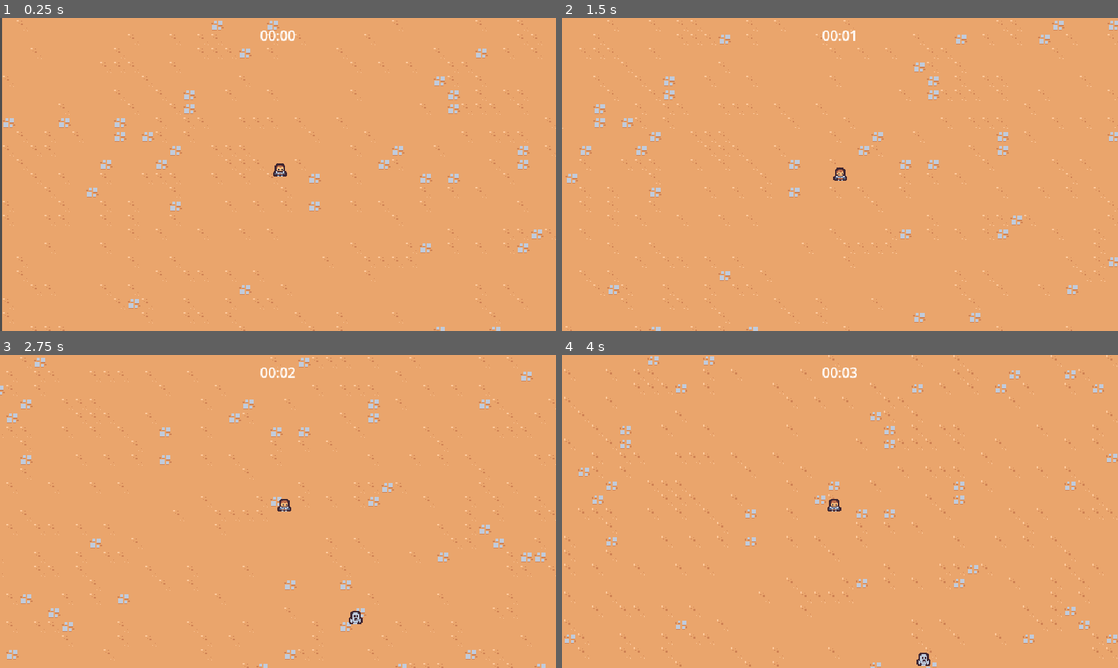
Above: before the commit, frames 1-4 (two rows, left to right).
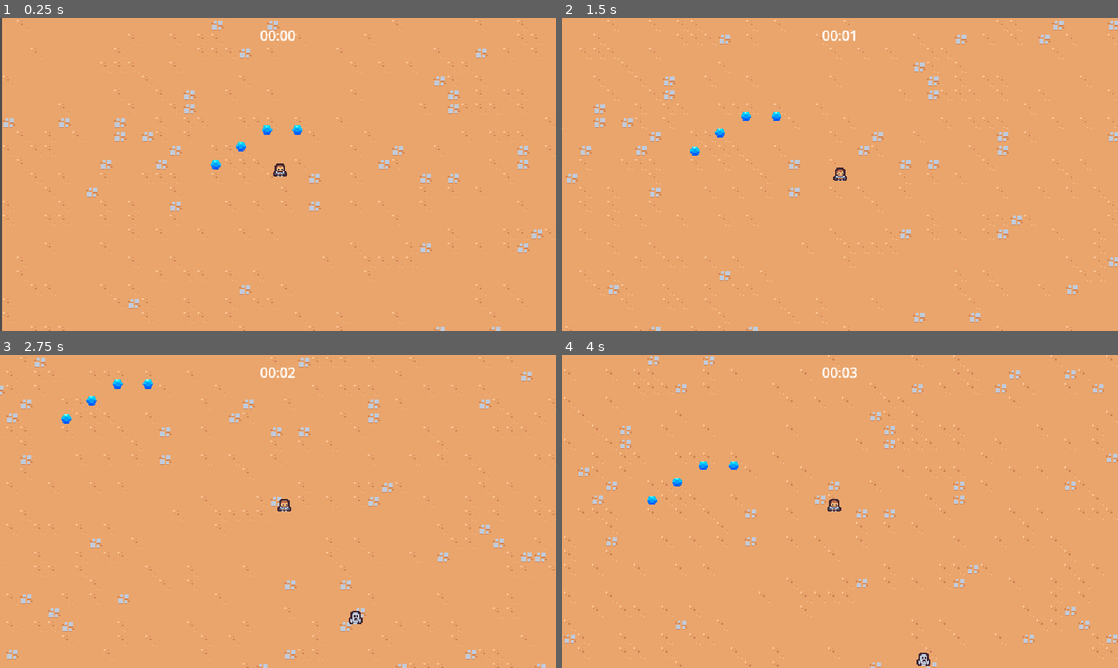
Above: after the commit, the same moments.

Repository: tilthyx/2dsurvivorsgame
Game: Godot game, scene res://scenes/main/main.tscn
Same seed, same stepped clock (60 frames per second), same inputs: the game is played once before the commit and once after it.
Inputs:
- Up to frame 1 (0.25 s): no input
- Up to frame 2 (1.5 s): hold D (move_right) 0.53-1.28 s; hold S (move_down) from 1.28 s (still down)
- Up to frame 3 (2.75 s): release S (move_down) at 2.03 s; hold D (move_right) from 2.03 s (still down)
- Up to frame 4 (4 s): release D (move_right) at 2.78 s; hold W (move_up) 2.78-3.53 s; hold A (move_left) from 3.53 s (still down)

The runs differ from the first frame. In frame 1, 0.2% of the frame differs, in the area x 37-55%, y 34-49%; in frame 2, 0.2%; in frame 3, 0.2%, in the area x 11-28%, y 7-22%; in frame 4, 0.2%.

Commit message:
Feature XP - Adding a xp into the game

Diff:
--- a/project.godot
+++ b/project.godot
@@ -14,6 +14,10 @@
 run/main_scene="res://scenes/main/main.tscn"
 config/features=PackedStringArray("4.3", "Forward Plus")
 config/icon="res://icon.svg"
+
+[autoload]
+
+GameEvents="*res://scenes/autoload/game_events.tscn"
 
 [debug]
 
@@ -64,6 +68,7 @@
 2d_physics/layer_2="PLayer"
 2d_physics/layer_3="Enemy"
 2d_physics/layer_4="EnemyCollision"
+2d_physics/layer_5="PlayerPickup"
 
 [rendering]
 
--- /dev/null
+++ b/scenes/autoload/game_events.gd
@@ -0,0 +1,6 @@
+extends Node
+
+signal experience_vial_collected(xp: float)
+
+func emit_experience_vial_collected(xp: float):
+	experience_vial_collected.emit(xp)
--- /dev/null
+++ b/scenes/autoload/game_events.tscn
@@ -0,0 +1,6 @@
+[gd_scene load_steps=2 format=3 uid="uid://c4inon1evrom1"]
+
+[ext_resource type="Script" path="res://scenes/autoload/game_events.gd" id="1_k656p"]
+
+[node name="GameEvents" type="Node"]
+script = ExtResource("1_k656p")
--- a/scenes/basic_enemy/basic_enemy.tscn
+++ b/scenes/game_object/basic_enemy/basic_enemy.tscn
@@ -1,7 +1,7 @@
 [gd_scene load_steps=5 format=3 uid="uid://c4t6wu56g1a81"]
 
-[ext_resource type="Script" path="res://scenes/basic_enemy/basic_enemy.gd" id="1_1buqp"]
-[ext_resource type="Texture2D" uid="uid://kpwlnfnr0cqq" path="res://scenes/basic_enemy/basic_enemy.png" id="1_6o7ak"]
+[ext_resource type="Script" path="res://scenes/game_object/basic_enemy/basic_enemy.gd" id="1_1buqp"]
+[ext_resource type="Texture2D" uid="uid://kpwlnfnr0cqq" path="res://scenes/game_object/basic_enemy/basic_enemy.png" id="1_6o7ak"]
 
 [sub_resource type="CircleShape2D" id="CircleShape2D_wuv7b"]
 radius = 12.0
--- /dev/null
+++ b/scenes/game_object/experience_vial/experience_vial.gd
@@ -0,0 +1,10 @@
+extends Node2D
+
+
+func _ready() -> void:
+	pass # Replace with function body.
+
+
+func _on_area_2d_area_entered(area: Area2D) -> void:
+	GameEvents.emit_experience_vial_collected(1)
+	queue_free()
--- /dev/null
+++ b/scenes/game_object/experience_vial/experience_vial.tscn
@@ -0,0 +1,23 @@
+[gd_scene load_steps=4 format=3 uid="uid://6k8oc7t6emj3"]
+
+[ext_resource type="Script" path="res://scenes/game_object/experience_vial/experience_vial.gd" id="1_5aajj"]
+[ext_resource type="Texture2D" uid="uid://sourbf4k6sqq" path="res://scenes/game_object/experience_vial/experience_vial.png" id="1_q6d7l"]
+
+[sub_resource type="CircleShape2D" id="CircleShape2D_gngxy"]
+radius = 16.0
+
+[node name="ExperienceVial" type="Node2D"]
+script = ExtResource("1_5aajj")
+
+[node name="Area2D" type="Area2D" parent="."]
+collision_layer = 0
+collision_mask = 16
+
+[node name="CollisionShape2D" type="CollisionShape2D" parent="Area2D"]
+shape = SubResource("CircleShape2D_gngxy")
+
+[node name="Sprite2D" type="Sprite2D" parent="."]
+scale = Vector2(0.07, 0.07)
+texture = ExtResource("1_q6d7l")
+
+[connection signal="area_entered" from="Area2D" to="." method="_on_area_2d_area_entered"]
--- a/scenes/game_camera/game_camera.tscn
+++ b/scenes/game_object/game_camera/game_camera.tscn
@@ -1,6 +1,6 @@
 [gd_scene load_steps=2 format=3 uid="uid://ii12dd3fw240"]
 
-[ext_resource type="Script" path="res://scenes/game_camera/game_camera.gd" id="1_veew3"]
+[ext_resource type="Script" path="res://scenes/game_object/game_camera/game_camera.gd" id="1_veew3"]
 
 [node name="GameCamera" type="Camera2D"]
 script = ExtResource("1_veew3")
--- a/scenes/player/player.tscn
+++ b/scenes/game_object/player/player.tscn
@@ -1,8 +1,11 @@
-[gd_scene load_steps=5 format=3 uid="uid://bevs4kaltelgf"]
+[gd_scene load_steps=6 format=3 uid="uid://bevs4kaltelgf"]
 
-[ext_resource type="Script" path="res://scenes/player/player.gd" id="1_edxx8"]
-[ext_resource type="Texture2D" uid="uid://blav2k2ybwc32" path="res://scenes/player/player.png" id="1_yo7ac"]
+[ext_resource type="Script" path="res://scenes/game_object/player/player.gd" id="1_edxx8"]
+[ext_resource type="Texture2D" uid="uid://blav2k2ybwc32" path="res://scenes/game_object/player/player.png" id="1_yo7ac"]
 [ext_resource type="PackedScene" uid="uid://cvpfleud8foyn" path="res://scenes/ability/sword_ability_controller/sword_ability_controller.tscn" id="2_cvrh8"]
+
+[sub_resource type="CircleShape2D" id="CircleShape2D_6eftn"]
+radius = 32.0
 
 [sub_resource type="CircleShape2D" id="CircleShape2D_8d64o"]
 radius = 5.0
@@ -16,6 +19,14 @@
 
 [node name="SwordAbilityController" parent="AbilityManager" instance=ExtResource("2_cvrh8")]
 
+[node name="Area2D" type="Area2D" parent="."]
+position = Vector2(0, -5)
+collision_layer = 16
+collision_mask = 0
+
+[node name="CollisionShape2D" type="CollisionShape2D" parent="Area2D"]
+shape = SubResource("CircleShape2D_6eftn")
+
 [node name="Sprite2D" type="Sprite2D" parent="."]
 texture = ExtResource("1_yo7ac")
 offset = Vector2(0, -8)
--- a/scenes/main/main.tscn
+++ b/scenes/main/main.tscn
@@ -1,11 +1,13 @@
-[gd_scene load_steps=7 format=3 uid="uid://kecqu4dv3pf4"]
+[gd_scene load_steps=9 format=3 uid="uid://kecqu4dv3pf4"]
 
 [ext_resource type="PackedScene" uid="uid://b4jophsib02qv" path="res://scenes/ui/arena_time_ui.tscn" id="1_b1gas"]
-[ext_resource type="PackedScene" uid="uid://bevs4kaltelgf" path="res://scenes/player/player.tscn" id="1_gf5q1"]
-[ext_resource type="PackedScene" uid="uid://ii12dd3fw240" path="res://scenes/game_camera/game_camera.tscn" id="1_nog7i"]
+[ext_resource type="PackedScene" uid="uid://bevs4kaltelgf" path="res://scenes/game_object/player/player.tscn" id="1_gf5q1"]
+[ext_resource type="PackedScene" uid="uid://ii12dd3fw240" path="res://scenes/game_object/game_camera/game_camera.tscn" id="1_nog7i"]
 [ext_resource type="TileSet" uid="uid://cckonytlyvfal" path="res://resources/tileset.tres" id="1_q7t86"]
 [ext_resource type="PackedScene" uid="uid://bs0fve6ik1vqk" path="res://scenes/manager/enemy_manager.tscn" id="1_yo6ma"]
 [ext_resource type="PackedScene" uid="uid://b8wkdfx2qfvj2" path="res://scenes/manager/arena_time_manager.tscn" id="2_e6n8y"]
+[ext_resource type="PackedScene" uid="uid://bslry8grlaepx" path="res://scenes/manager/experience_manager.tscn" id="4_w2hhb"]
+[ext_resource type="PackedScene" uid="uid://6k8oc7t6emj3" path="res://scenes/game_object/experience_vial/experience_vial.tscn" id="7_q5exk"]
 
 [node name="Main" type="Node"]
 
@@ -16,6 +18,8 @@
 
 [node name="EnemyManager" parent="." instance=ExtResource("1_yo6ma")]
 
+[node name="ExperienceManager" parent="." instance=ExtResource("4_w2hhb")]
+
 [node name="GameCamera" parent="." instance=ExtResource("1_nog7i")]
 
 [node name="TileMap" type="TileMap" parent="."]
@@ -25,3 +29,15 @@
 
 [node name="Player" parent="." instance=ExtResource("1_gf5q1")]
 position = Vector2(320, 230)
+
+[node name="ExperienceVial" parent="." instance=ExtResource("7_q5exk")]
+position = Vector2(246, 217)
+
+[node name="ExperienceVial2" parent="." instance=ExtResource("7_q5exk")]
+position = Vector2(275, 196)
+
+[node name="ExperienceVial3" parent="." instance=ExtResource("7_q5exk")]
+position = Vector2(305, 177)
+
+[node name="ExperienceVial4" parent="." instance=ExtResource("7_q5exk")]
+position = Vector2(340, 177)
--- a/scenes/manager/enemy_manager.tscn
+++ b/scenes/manager/enemy_manager.tscn
@@ -1,7 +1,7 @@
 [gd_scene load_steps=3 format=3 uid="uid://bs0fve6ik1vqk"]
 
 [ext_resource type="Script" path="res://scenes/manager/enemy_manager.gd" id="1_pprcp"]
-[ext_resource type="PackedScene" uid="uid://c4t6wu56g1a81" path="res://scenes/basic_enemy/basic_enemy.tscn" id="2_hyd3a"]
+[ext_resource type="PackedScene" uid="uid://c4t6wu56g1a81" path="res://scenes/game_object/basic_enemy/basic_enemy.tscn" id="2_hyd3a"]
 
 [node name="EnemyManager" type="Node"]
 script = ExtResource("1_pprcp")
--- /dev/null
+++ b/scenes/manager/experience_manager.gd
@@ -0,0 +1,15 @@
+extends Node
+
+var current_experience = 0
+
+func _ready() -> void:
+	GameEvents.experience_vial_collected.connect(on_experience_vial_collected)
+
+
+func increment_experience(xp: float):
+	current_experience += xp
+	print(current_experience)
+
+
+func on_experience_vial_collected(xp: float):
+	increment_experience(xp)
--- /dev/null
+++ b/scenes/manager/experience_manager.tscn
@@ -0,0 +1,6 @@
+[gd_scene load_steps=2 format=3 uid="uid://bslry8grlaepx"]
+
+[ext_resource type="Script" path="res://scenes/manager/experience_manager.gd" id="1_gfevj"]
+
+[node name="ExperienceManager" type="Node"]
+script = ExtResource("1_gfevj")
Renamed: scenes/basic_enemy/basic_enemy.gd -> scenes/game_object/basic_enemy/basic_enemy.gd
Renamed: scenes/basic_enemy/basic_enemy.png -> scenes/game_object/basic_enemy/basic_enemy.png
Not shown, changed: scenes/game_object/basic_enemy/basic_enemy.png.import
Binary file added: scenes/game_object/experience_vial/experience_vial.png
Not shown, added: scenes/game_object/experience_vial/experience_vial.png.import
Renamed: scenes/game_camera/game_camera.gd -> scenes/game_object/game_camera/game_camera.gd
Renamed: scenes/player/player.gd -> scenes/game_object/player/player.gd
Renamed: scenes/player/player.png -> scenes/game_object/player/player.png
Not shown, changed: scenes/game_object/player/player.png.import
